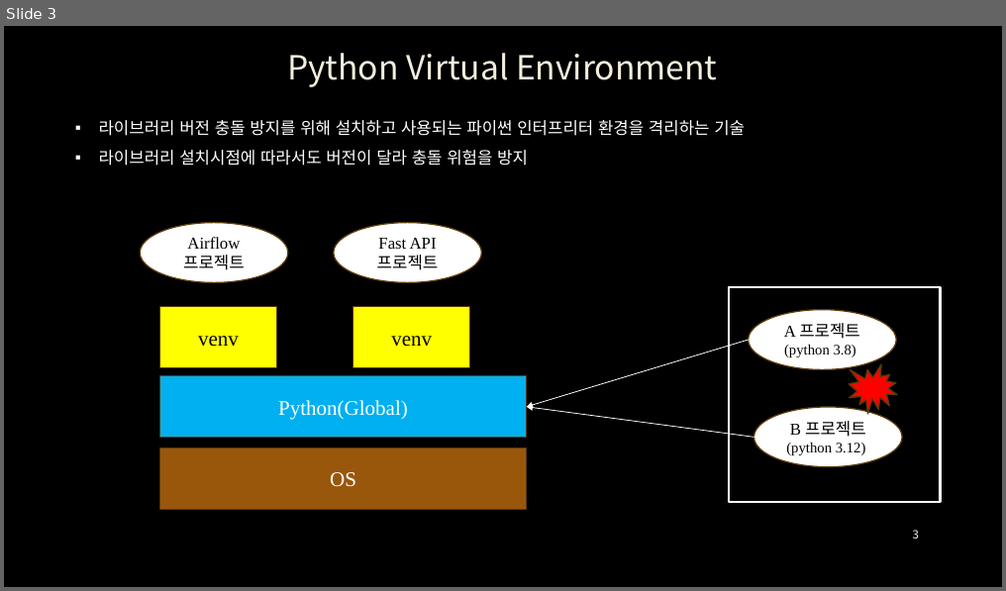
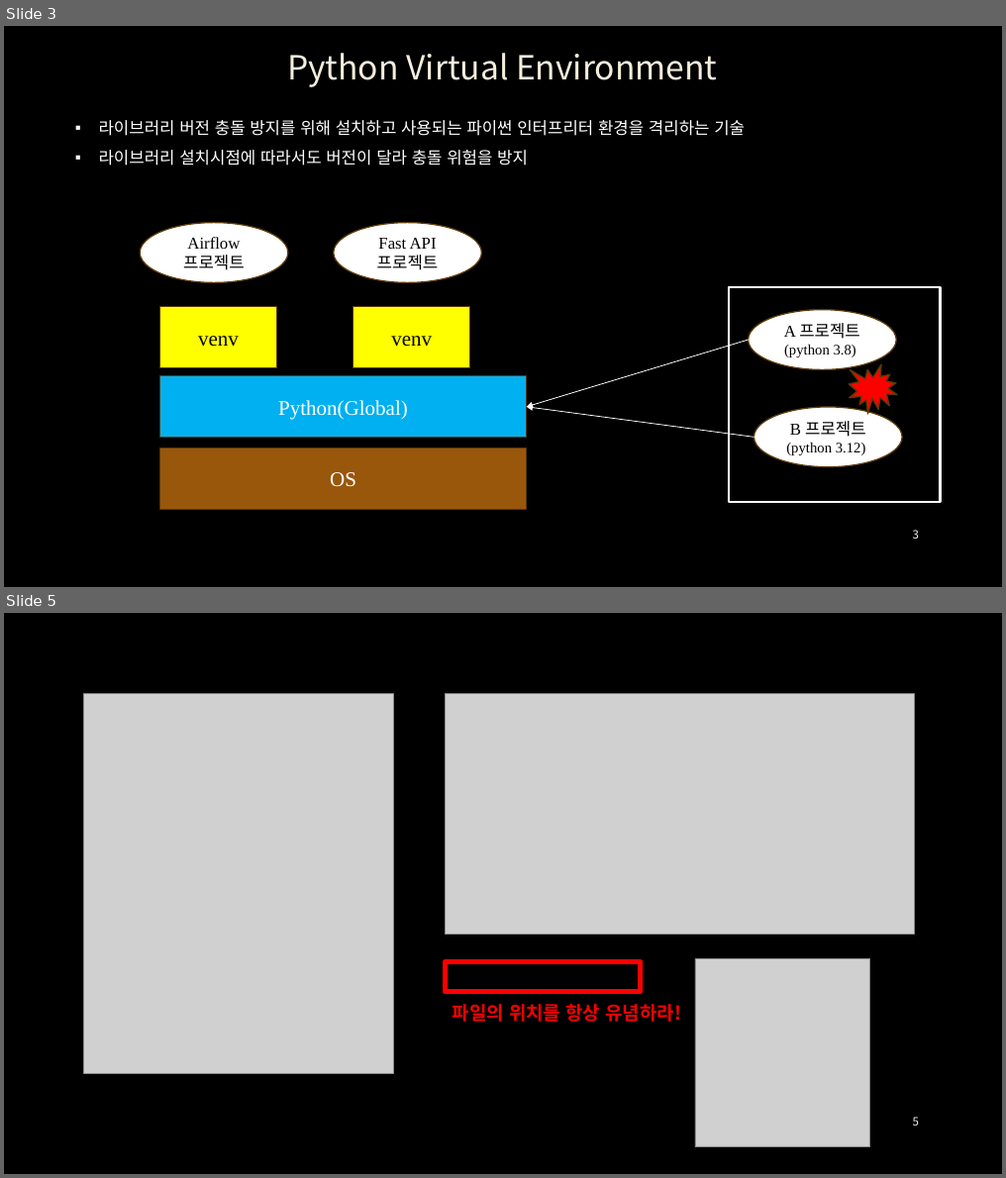
Before and after one commit to ancestor9/2025_Spring_Data-Management, a slide deck: week01_실습환경만들기.pptx. Shown one above the other, each under a label of ours: slide 3 before the commit, slides 3 and 5 after it; the slides between them are not shown. The pictures are 1006x591 and 1006x1178 pixels, drawn with LibreOffice and Linux fonts; fonts in the diff are those of the drawing; grey boxes stand for pictures; background and template pictures are left out. Boxes give left, top, right and bottom in pixels: in the first picture for what was removed or moved away, otherwise in the second. Text is boxed around its words. In the diff, an @@ line names an element or a change of style, - is before the commit and + after.

```diff
--- a/week01_실습환경만들기.pptx
+++ b/week01_실습환경만들기.pptx
@@ slide 5 added at (4, 613, 1002, 1174), background picture (left out) @@
@@ picture added at (84, 693, 394, 1073) @@
@@ picture added at (445, 693, 915, 934) @@
@@ rectangle added at (445, 961, 641, 992), outline #FF0000 4.5 pt @@
@@ picture added at (695, 959, 870, 1148) @@
@@ text added at (452, 1004, 682, 1022), 18 pt, text #FF0000, bold @@
+파일의 위치를 항상 유념하라!
@@ page number added at (913, 1117, 919, 1126), 11 pt, text #F2F2F2 @@
+5
```
Also in this commit, not shown: 1 slide changed.
